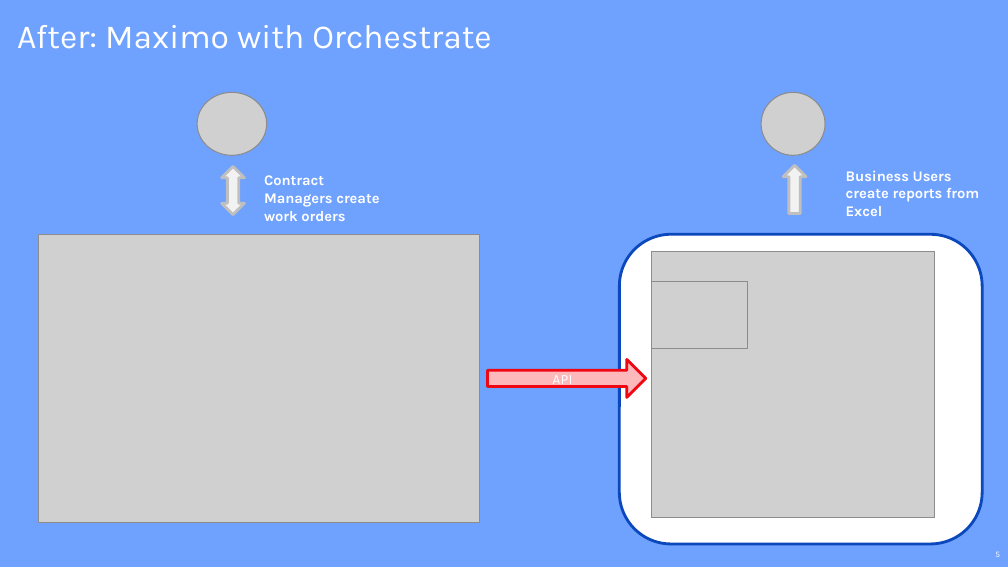
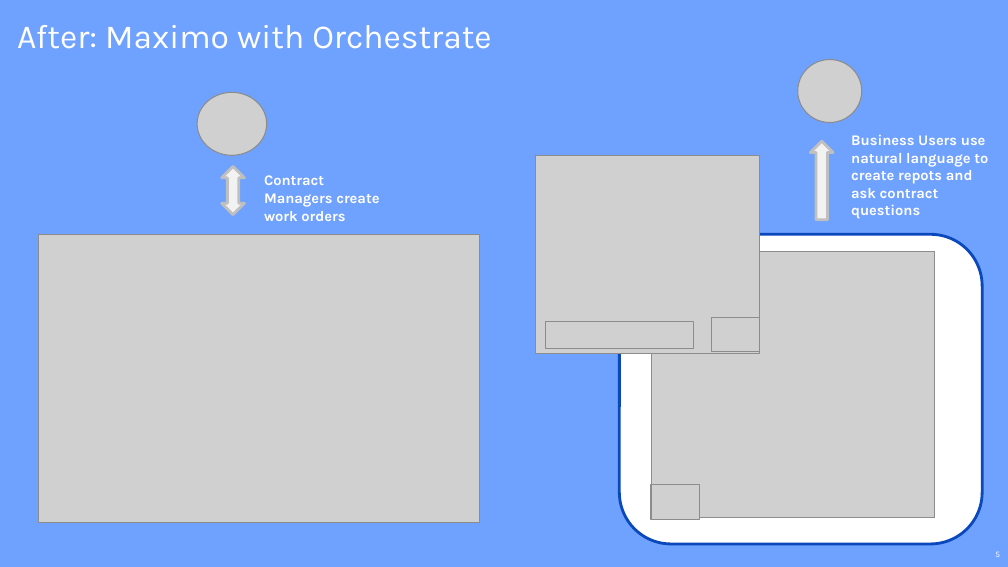
Before and after one commit to ncrowther/wxo-maximo, a slide deck: slide 5 of docs/MaximoWxo.pptx. Drawn at 1008x567 pixels with LibreOffice and Linux fonts; fonts in the diff are those of the drawing; grey boxes stand for pictures. Boxes give left, top, right and bottom in pixels: in the first picture for what was removed or moved away, otherwise in the second. Text is boxed around its words. In the diff, an @@ line names an element or a change of style, - is before the commit and + after.

```diff
--- a/docs/MaximoWxo.pptx
+++ b/docs/MaximoWxo.pptx
@@ picture: place and size @@
-picture at (761,93,825,155)
+picture at (797,59,861,122)
@@ right arrow: place and size @@
-right arrow at (783,166,806,214)
+right arrow at (810,142,833,220)
@@ text at (851,134,988,219): text changed @@
-Business Users create reports from Excel
+Business Users use natural language to create repots and ask contract questions
@@ picture added at (535,155,759,354) @@
@@ picture added at (545,322,694,349) @@
@@ picture added at (712,318,760,351) @@
@@ right arrow removed at (488,360,646,398) @@
-API
@@ picture: place and size @@
-picture at (651,281,747,349)
+picture at (651,485,700,519)
```
Also in this commit, not shown: 6 other slides changed, 7 other files.
